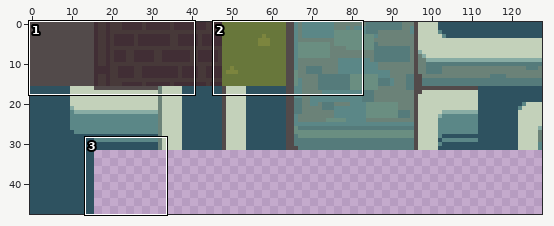
One commit to this sprite sheet: sprites/tilemap.png. Above, an overview of the earlier version with the close-up marked.
Close-up. Old version:
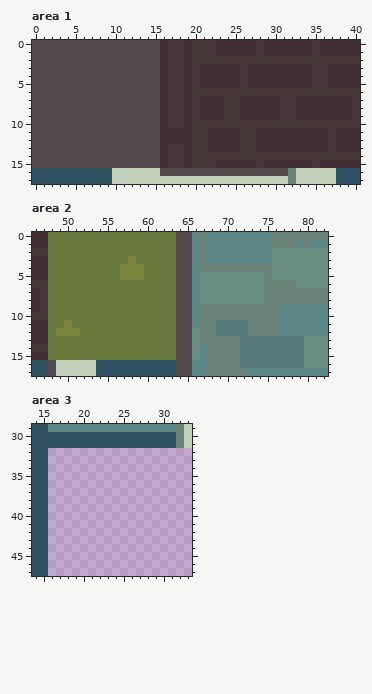
The file is 128x48 pixels. Colours within 5 levels of each other are drawn and written as one. Shown: area 1: x 0..40, y 0..17; area 2: x 46..82, y 0..17; area 3: x 14..33, y 29..47.
New version:
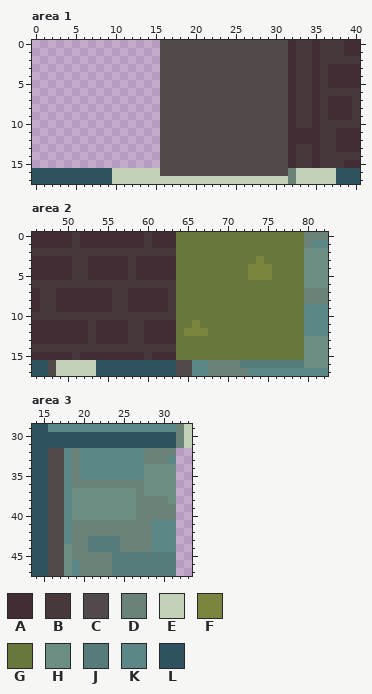
Palette (. is transparent): A #412e35  B #473939  C #524a4a  D #6b8278  E #c3d1ba  F #7c853e  G #68773b  H #6a8e81  J #557b7b  K #5b8787  L #2e5260
Commit message: fuck you game maker
From old to new:
Changed rows in their new state; - is an unchanged pixel.
Area 1:
first column x 0:
 0 ................CCCCCCCCCCCCCCCC-BBABBB
 1 ................CCCCCCCCCCCCCCCC-BBABBB
 2 ................CCCCCCCCCCCCCCCCA--A---
 3 ................CCCCCCCCCCCCCCCC-BBA---
 4 ................CCCCCCCCCCCCCCCC-BBA---
 5 ................CCCCCCCCCCCCCCCC-BBA---
 6 ................CCCCCCCCCCCCCCCCA--A---
 7 ................CCCCCCCCCCCCCCCCABB-B--
 8 ................CCCCCCCCCCCCCCCCABB-B--
 9 ................CCCCCCCCCCCCCCCCABB-B--
10 ................CCCCCCCCCCCCCCCCA--A---
11 ................CCCCCCCCCCCCCCCC----B--
12 ................CCCCCCCCCCCCCCCC----B--
13 ................CCCCCCCCCCCCCCCC-BB-B--
14 ................CCCCCCCCCCCCCCCCA--A---
15 ................CCCCCCCCCCCCCCCC-BBABBB
Area 2:
first column x 48:
 0 AAABAAAAAAAABAAAGGGGGGGGGGGGGGGG
 1 AAABAAAAAAAABAAAGGGGGGGGGGGGGGGG
 2 BBBBBBBBBBBBBBBBGGGGGGGGGGGGGGGG
 3 AAABBAAAAABAAAAAGGGGGGGGGGFGGGGG
 4 AAABBAAAAABAAAAAGGGGGGGGGFFFGGGG
 5 AAABBAAAAABAAAAAGGGGGGGGGFFFGGGG
 6 BBBBBBBBBBBBBBBBGGGGGGGGGGGGGGGG
 7 BAAAAAAABBAAAAABGGGGGGGGGGGGGGGG
 8 BAAAAAAABBAAAAABGGGGGGGGGGGGGGGG
 9 BAAAAAAABBAAAAABGGGGGGGGGGGGGGGG
10 BBBBBBBBBBBBBBBBGGGGGGGGGGGGGGGG
11 AAAAABAAAABBAAAAGGFGGGGGGGGGGGGG
12 AAAAABAAAABBAAAAGFFFGGGGGGGGGGGG
13 AAAAABAAAABBAAAAGGGGGGGGGGGGGGGG
14 BBBBBBBBBBBBBBBBGGGGGGGGGGGGGGGG
15 AAABAAAAAAAABAAAGGGGGGGGGGGGGGGG
Area 3:
first column x 16:
32 CCKDKKKKKKKKDDDD
33 CCKDKKKKKKKKDDDK
34 CCKDKKKKKKKKHHHH
35 CCKDKKKKKKKKHHHH
36 CCKDDDDDDDDDHHHH
37 CCKHHHHHHHHDHHHH
38 CCKHHHHHHHHDDDDH
39 CCKHHHHHHHHDDDDD
40 CCKHHHHHHHHDDDDD
41 CCKDDDDDDDDDDKKK
42 CCKDDDDDDDDDDKKK
43 CCKDDJJJJDDDDKKK
44 CCHDDJJJJDDDDKKK
45 CCHDDDDDJJJJJJJJ
46 CCHKDDDDJJJJJJJJ
47 CCHKDDDDJJJJJJJJ
Where, in picture pixels (left, top, right, bottom), the same in both close-ups:
changed: (32, 40, 344, 168)
changed: (48, 232, 304, 360)
added: (48, 448, 176, 576)
